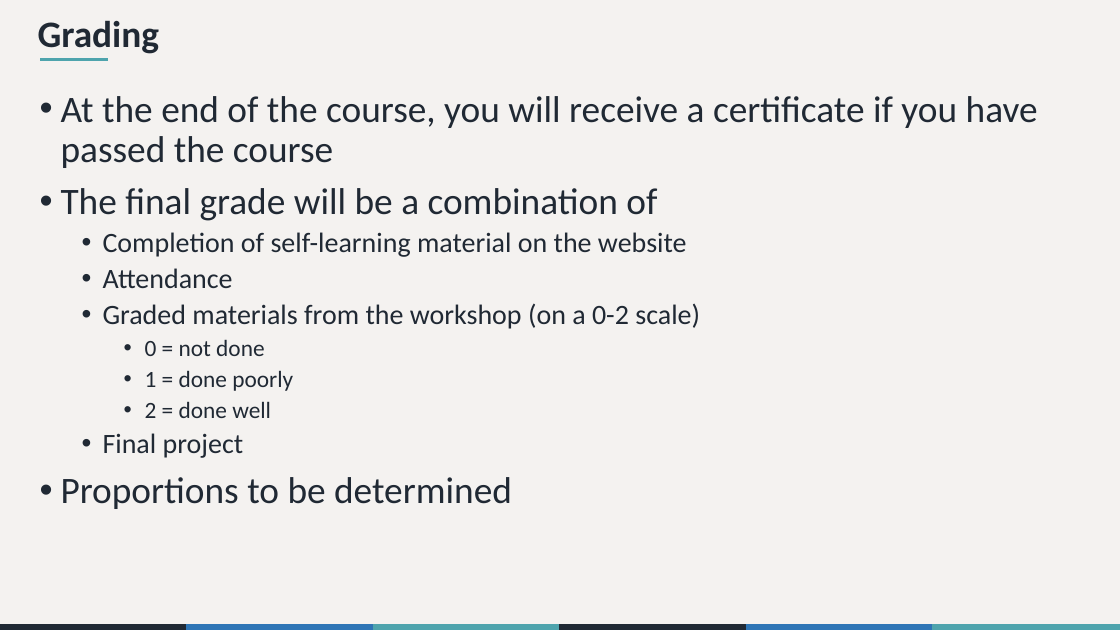
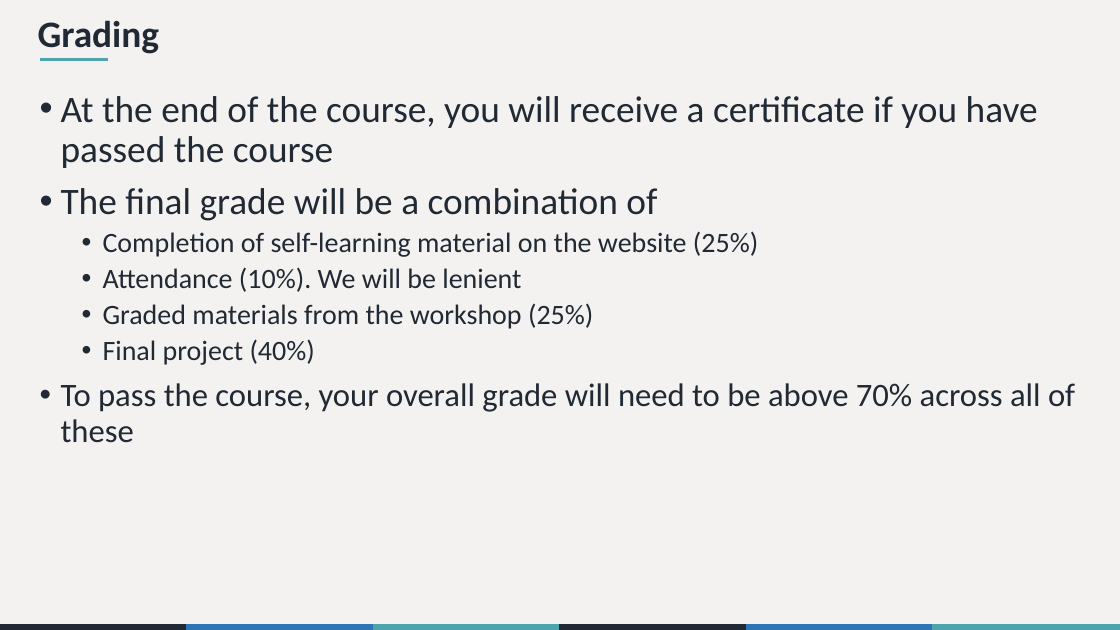
Before and after one commit to the-graph-courses/rbp_cohort_0_materials, a slide deck: slide 6 of week_01/slides/rbp_workshop_01.pptx. Drawn at 1120x630 pixels with LibreOffice and Linux fonts; fonts in the diff are those of the drawing. Boxes give left, top, right and bottom in pixels: in the first picture for what was removed or moved away, otherwise in the second. Text is boxed around its words. In the diff, an @@ line names an element or a change of style, - is before the commit and + after.

```diff
--- a/week_01/slides/rbp_workshop_01.pptx
+++ b/week_01/slides/rbp_workshop_01.pptx
@@ text at [61,231,1075,443]: text changed @@
-  • Completion of self-learning material on the website
-  • Attendance
-  • Graded materials from the workshop (on a 0-2 scale)
-    • 0 = not done
-    • 1 = done poorly
-    • 2 = done well
-  • Final project
-• Proportions to be determined
+  • Completion of self-learning material on the website (25%)
+  • Attendance (10%). We will be lenient
+  • Graded materials from the workshop (25%)
+  • Final project (40%)
+• To pass the course, your overall grade will need to be above 70% across all of these
```
Also in this commit, not shown: 5 other files.
